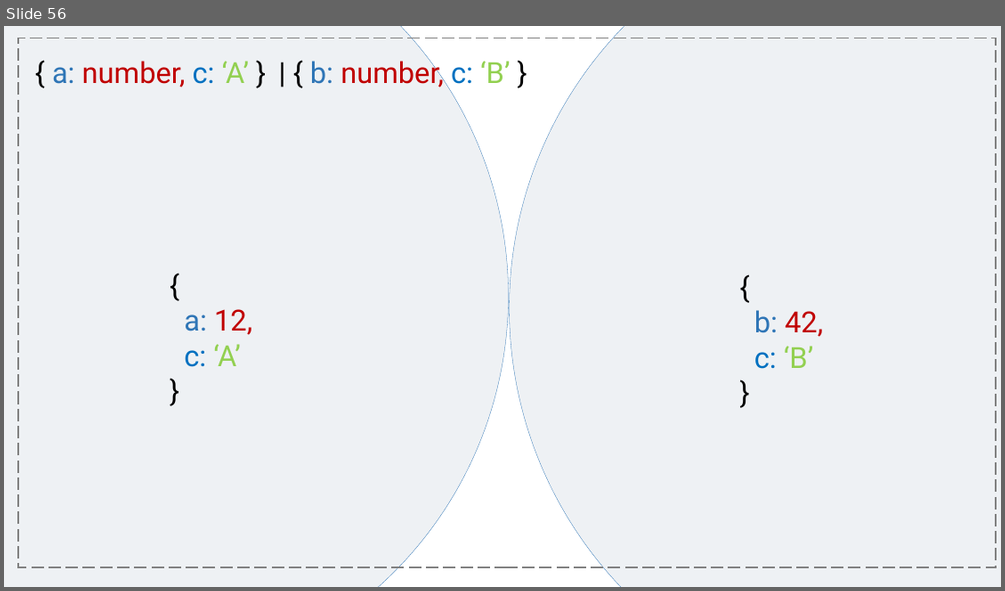
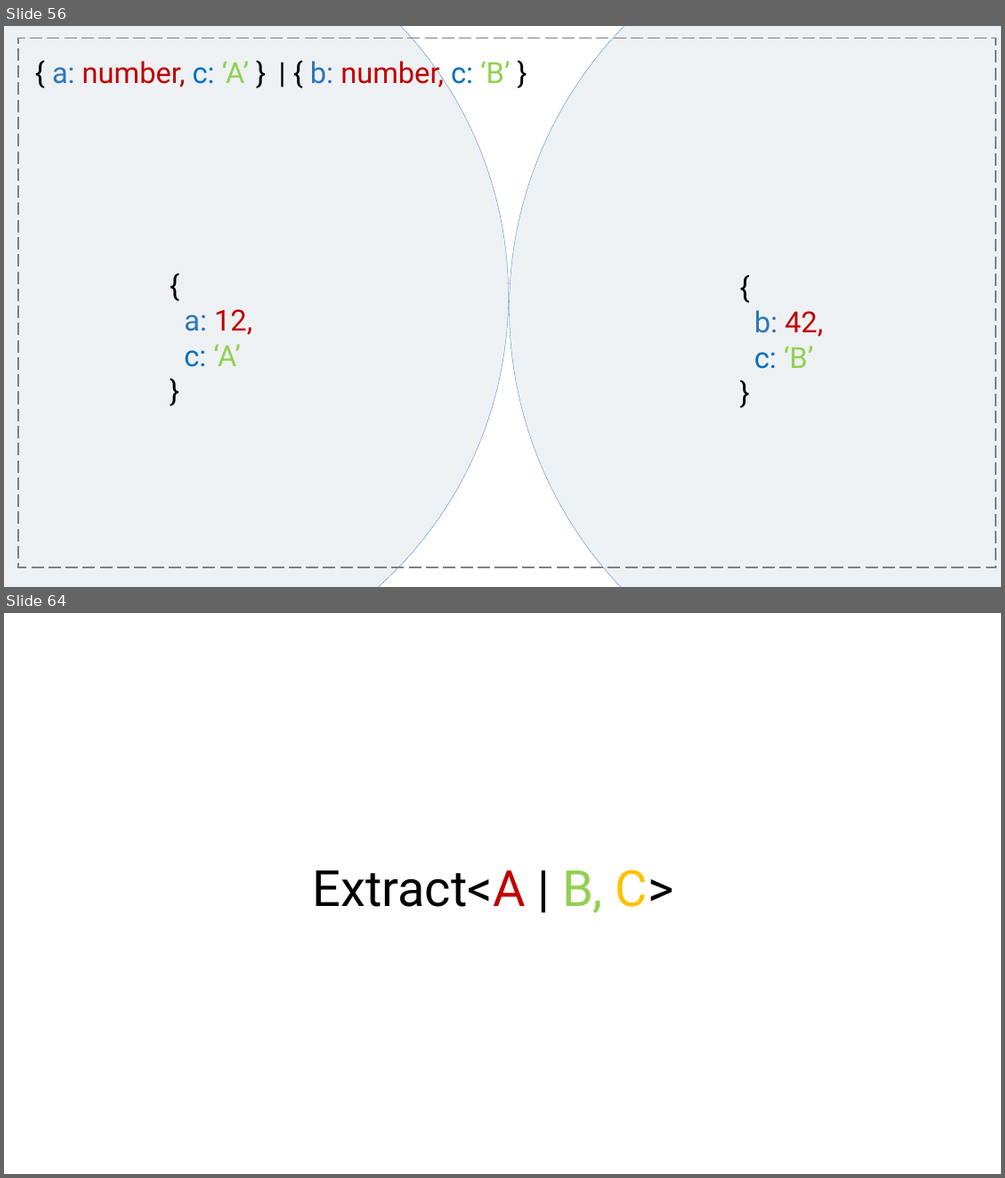
Before and after one commit to rkhaimov/brain-gym, a slide deck: Презентация.pptx. Shown one above the other, each under a label of ours: slide 56 before the commit, slides 56 and 64 after it; the slides between them are not shown. The pictures are 1005x591 and 1005x1178 pixels, drawn with LibreOffice and Linux fonts; fonts in the diff are those of the drawing. Boxes give left, top, right and bottom in pixels: in the first picture for what was removed or moved away, otherwise in the second. Text is boxed around its words. In the diff, an @@ line names an element or a change of style, - is before the commit and + after.

```diff
--- a/Презентация.pptx
+++ b/Презентация.pptx
@@ slide 64 added at [4, 613, 1001, 1174], background #FFFFFF @@
@@ text added at [313, 869, 674, 913], 48 pt, text #000000 @@
+Extract<A | B, C>
```
Also in this commit, not shown: 8 other slides added.
